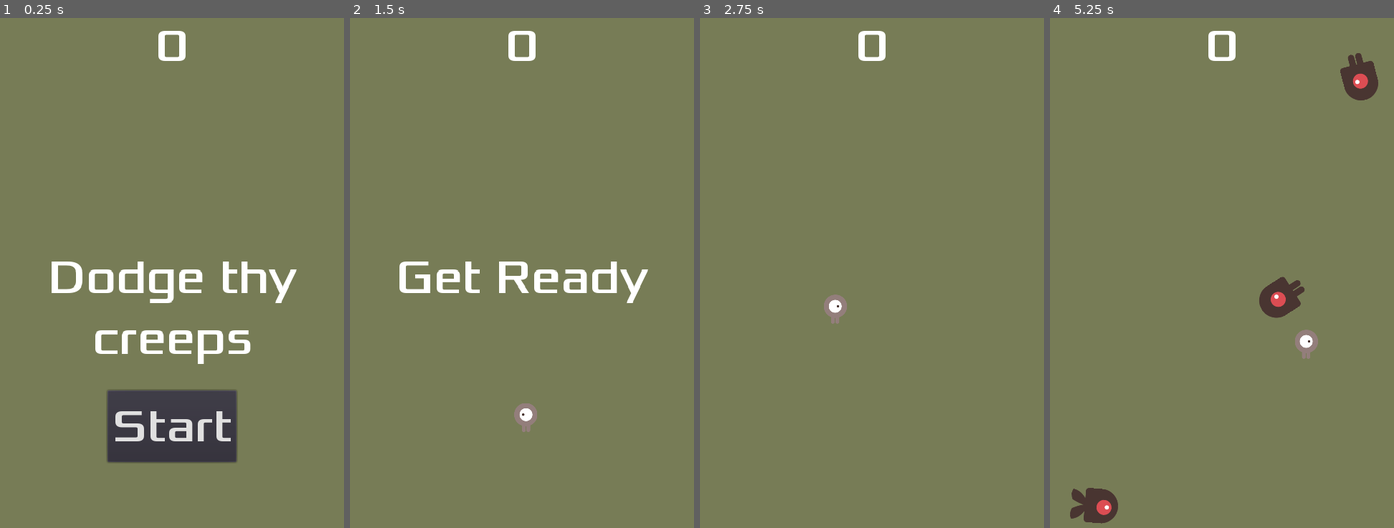
Above: before the commit, frames 1-4 (left to right).
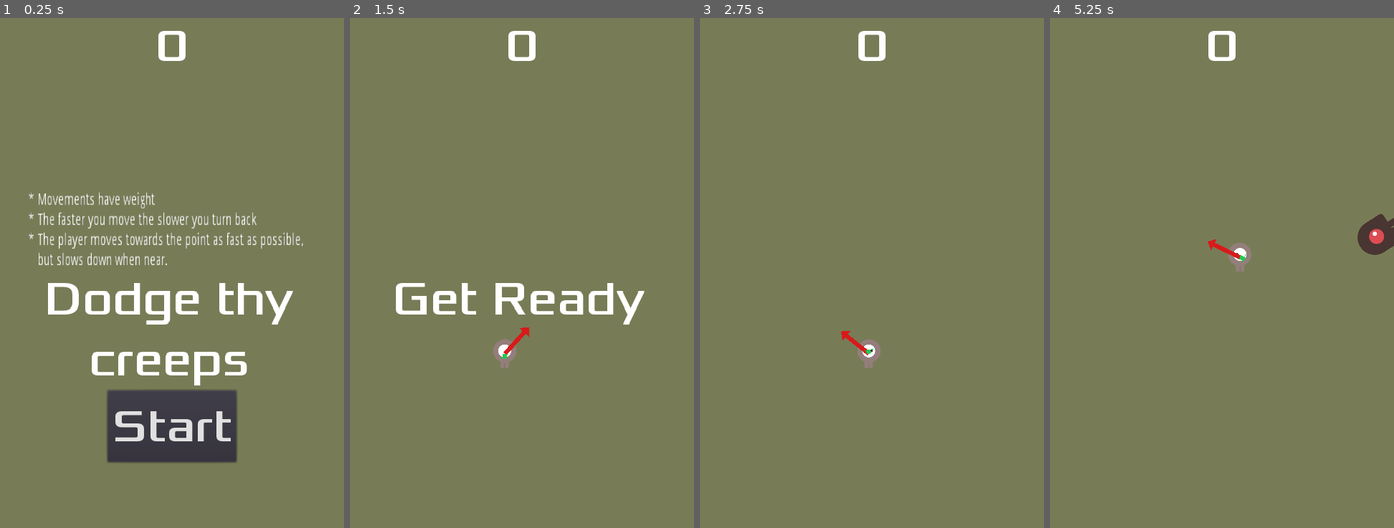
Above: after the commit, the same moments.

Repository: harish1996/godot-demo-modified
Game: Godot game, scene res://Main.tscn
The game is run twice, just before and just after one commit, with the same random seed, the same clock (stepped at 60 frames per second) and the same inputs.
Inputs (mouse positions are in pixels of both pictures, inside the frame that each line leads up to):
- Up to frame 1 (0.25 s): no input
- Up to frame 2 (1.5 s): click "Start" at 0.5 s; move the mouse to (597, 252) at 1.27 s; click (597, 252) at 1.42 s
- Up to frame 3 (2.75 s): move the mouse to (803, 303) at 2.02 s; click (803, 303) at 2.17 s
- Up to frame 4 (5.25 s): move the mouse to (1256, 160) at 2.77 s; click (1256, 160) at 2.92 s; move the mouse to (1204, 380) at 3.52 s; click (1204, 380) at 3.67 s; move the mouse to (1325, 354) at 4.27 s; click (1325, 354) at 4.42 s; move the mouse to (1118, 196) at 5.02 s; click (1118, 196) at 5.17 s

The runs differ from the first frame. In frame 1, 7.1% of the frame differs, in the area x 8-89%, y 34-73%; in frame 2, 3.9%; in frame 3, 0.6%; in frame 4, 3.4%.

Commit message:
Added Inertia

Diff:
--- a/HUD.gd
+++ b/HUD.gd
@@ -11,6 +11,7 @@
 func _ready():
 	$MessageTimer.connect("timeout", self, "on_msg_timeout" )
 	$Restart.connect("pressed",self, "on_start" )
+	$Instructions.show()
 	pass # Replace with function body.
 
 func show_message( text ):
@@ -23,14 +24,14 @@
 
 func on_start():
 	$Restart.hide()
+	$Instructions.hide()
 	emit_signal("start_game")
 
 func game_over():
 	show_message("YOU DIED")
 	yield($MessageTimer, "timeout" )
-	show_message("Fight !")
-	yield($MessageTimer,"timeout" )
 	$Restart.show()
+	$Instructions.show()
 
 func update_score(score):
 	$Score.text = str(score)
--- a/HUD.tscn
+++ b/HUD.tscn
@@ -24,8 +24,10 @@
 anchor_top = 0.5
 anchor_right = 1.0
 anchor_bottom = 0.5
-margin_top = -39.0
-margin_bottom = 39.0
+margin_left = -5.2973
+margin_top = -9.33502
+margin_right = -5.2973
+margin_bottom = 149.665
 rect_scale = Vector2( 1.00525, 1.04887 )
 custom_fonts/font = SubResource( 1 )
 text = "Dodge thy creeps"
@@ -53,3 +55,17 @@
 [node name="MessageTimer" type="Timer" parent="."]
 wait_time = 2.0
 one_shot = true
+
+[node name="Instructions" type="Label" parent="."]
+margin_left = 40.0443
+margin_top = 242.889
+margin_right = 406.044
+margin_bottom = 307.889
+rect_scale = Vector2( 1.04909, 1.6525 )
+text = "* Movements have weight
+* The faster you move the slower you turn back
+* The player moves towards the point as fast as possible,
+   but slows down when near."
+__meta__ = {
+"_edit_use_anchors_": false
+}
--- a/Main.tscn
+++ b/Main.tscn
@@ -28,7 +28,7 @@
 [node name="ScoreTimer" type="Timer" parent="."]
 
 [node name="MobTimer" type="Timer" parent="."]
-wait_time = 0.75
+wait_time = 2.446
 
 [node name="StartTimer" type="Timer" parent="."]
 wait_time = 2.0
--- /dev/null
+++ b/PID.gd
@@ -0,0 +1,49 @@
+extends Node
+class_name PID
+
+var _prev_error = Vector2( 0.0, 0.0 )
+var _integral = Vector2( 0.0, 0.0 )
+var _int_max = 200
+export var _Kp: float = 2
+export var _Ki: float = 0.01
+export var _Kd: float = 0.01
+
+
+func _ready():
+	pass
+
+func calculate(setpoint, pv, dt ):
+	if dt == 0:
+		return pv
+
+	var error = setpoint - pv
+	var tkp
+	var tki
+	var tkd
+
+	if error.length_squared() < 16:
+		tkp = _Kp
+		tki = 0
+		tkd = 0
+	else:
+		tkp = _Kp
+		tki = _Ki
+		tkd = _Kd
+
+	var Pout = tkp * error
+
+	_integral += error * dt
+	var Iout = tki * _integral
+
+	var derivative = (error - _prev_error) / dt
+	var Dout = tkd * derivative
+
+	var output = Pout + Iout + Dout
+
+	if _integral.length() > _int_max:
+		_integral = _integral.normalized() * _int_max
+	_prev_error = error
+	return output
+
+func reset_integral():
+	_integral = Vector2( 0.0, 0.0 )
--- a/Player.gd
+++ b/Player.gd
@@ -5,9 +5,12 @@
 # var a = 2
 # var b = "text"
 
-export var speed=250
+export var max_speed= 350
+var m_s_2 = max_speed * max_speed
 var screen_size
 var target = Vector2()
+var velocity = Vector2(0,0)
+export var accel = 100
 
 signal hit
 # Called when the node enters the scene tree for the first time.
@@ -23,24 +26,46 @@
 
 # Called every frame. 'delta' is the elapsed time since the previous frame.
 func _process(delta):
-	var velocity  = Vector2()
 	var sprite = $AnimatedSprite
+#	print(target,position)
+	var diff = target-position
+	var new_v
 
+	if target != position:
+		new_v = $PID.calculate( diff, velocity, delta )
+		if ( new_v - velocity ).length() > accel * delta:
+			velocity += ( new_v - velocity ).normalized() * accel * delta
+		else:
+			velocity = new_v
 
-	velocity = target - position
-	if velocity.length_squared() < 4:
-		velocity.x = 0
-		velocity.y = 0
+		if velocity.length_squared() > m_s_2:
+			velocity = velocity.normalized() * max_speed
+			$AnimatedSprite.play()
 
-	if velocity.length() > 0:
-		velocity = velocity.normalized() * speed
-		$AnimatedSprite.play()
+		$AccelerationPointer.set_rotation( diff.angle())
+		$AccelerationPointer.set_scale( Vector2( clamp( diff.length()/accel, 0 , 1 ), 0.3 ) )
+		$VelocityPointer.set_rotation( velocity.angle() )
+		$VelocityPointer.set_scale( Vector2( clamp( velocity.length()/max_speed, 0 , 1 ), 0.3 ) )
 	else:
 		$AnimatedSprite.stop()
+
+#	if velocity.length_squared() < 4:
+#		velocity.x = 0
+#		velocity.y = 0
+
+#	if velocity.length_squared() > 0:
+#		velocity = velocity.normalized() * speed
+#		$AnimatedSprite.play()
+#	else:
+#		$AnimatedSprite.stop()
 
 	position += velocity * delta
 	position.x = clamp( position.x, 0, screen_size.x )
 	position.y = clamp( position.y, 0, screen_size.y )
+	if [ 0, screen_size.x ].has(position.x):
+		velocity.x = 0
+	if [ 0, screen_size.y ].has(position.y):
+		velocity.y = 0
 
 	if velocity.x != 0:
 		sprite.animation = "walk"
--- a/Player.tscn
+++ b/Player.tscn
@@ -1,10 +1,11 @@
-[gd_scene load_steps=8 format=2]
+[gd_scene load_steps=11 format=2]
 
 [ext_resource path="res://Player.gd" type="Script" id=1]
 [ext_resource path="res://dodge_assets/art/playerGrey_up1.png" type="Texture" id=2]
 [ext_resource path="res://dodge_assets/art/playerGrey_walk2.png" type="Texture" id=3]
 [ext_resource path="res://dodge_assets/art/playerGrey_up2.png" type="Texture" id=4]
 [ext_resource path="res://dodge_assets/art/playerGrey_walk1.png" type="Texture" id=5]
+[ext_resource path="res://PID.gd" type="Script" id=6]
 
 [sub_resource type="SpriteFrames" id=1]
 animations = [ {
@@ -23,13 +24,14 @@
 radius = 32.4163
 height = 16.8321
 
+[sub_resource type="PointMesh" id=3]
+
+[sub_resource type="MeshTexture" id=4]
+mesh = SubResource( 3 )
+
 [node name="Player" type="Area2D"]
-position = Vector2( 76.1718, 42.7631 )
+position = Vector2( 78.5597, 42.7631 )
 script = ExtResource( 1 )
-__meta__ = {
-"_edit_group_": true
-}
-speed = 200
 
 [node name="AnimatedSprite" type="AnimatedSprite" parent="."]
 scale = Vector2( 0.3, 0.3 )
@@ -39,3 +41,23 @@
 [node name="CollisionShape2D" type="CollisionShape2D" parent="."]
 scale = Vector2( 0.5, 0.5 )
 shape = SubResource( 2 )
+
+[node name="AccelerationPointer" type="Polygon2D" parent="."]
+rotation = 6.28319
+scale = Vector2( 0.5, 0.5 )
+color = Color( 0.85098, 0.105882, 0.105882, 1 )
+texture = SubResource( 4 )
+polygon = PoolVector2Array( 0, 10, 40, 10, 40, 30, 50, 0, 40, -30, 40, -10, 0, -10 )
+uv = PoolVector2Array( -5380, -1690, -5320, -1690, -5320, -1710, -5300, -1680, -5320, -1650, -5320, -1670, -5380, -1670 )
+
+[node name="VelocityPointer" type="Polygon2D" parent="."]
+rotation = 6.28319
+scale = Vector2( 0.5, 0.5 )
+color = Color( 0.129412, 0.796078, 0.329412, 1 )
+texture = SubResource( 4 )
+polygon = PoolVector2Array( 0, 10, 40, 10, 40, 30, 50, 0, 40, -30, 40, -10, 0, -10 )
+uv = PoolVector2Array( -5380, -1690, -5320, -1690, -5320, -1710, -5300, -1680, -5320, -1650, -5320, -1670, -5380, -1670 )
+
+[node name="PID" type="Node" parent="."]
+script = ExtResource( 6 )
+_Ki = 0.75
--- a/project.godot
+++ b/project.godot
@@ -7,6 +7,16 @@
 ;   param=value ; assign values to parameters
 
 config_version=4
+
+_global_script_classes=[ {
+"base": "Node",
+"class": "PID",
+"language": "GDScript",
+"path": "res://PID.gd"
+} ]
+_global_script_class_icons={
+"PID": ""
+}
 
 [application]
 
Not shown, changed: html5/dodge.html
Not shown, changed: html5/dodge.pck
